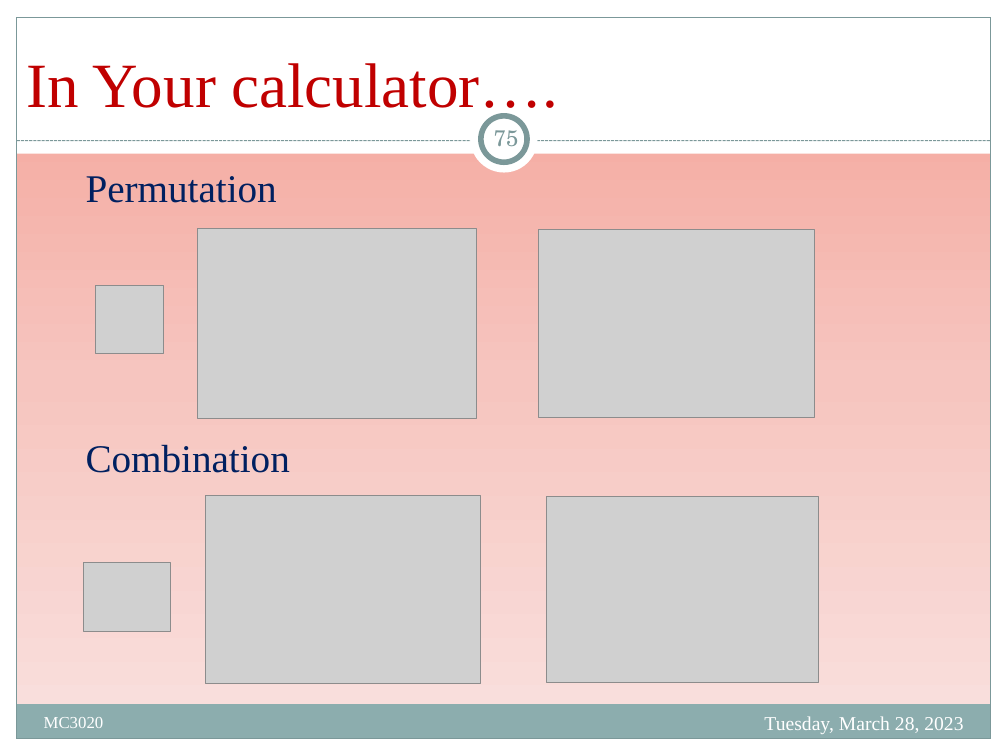
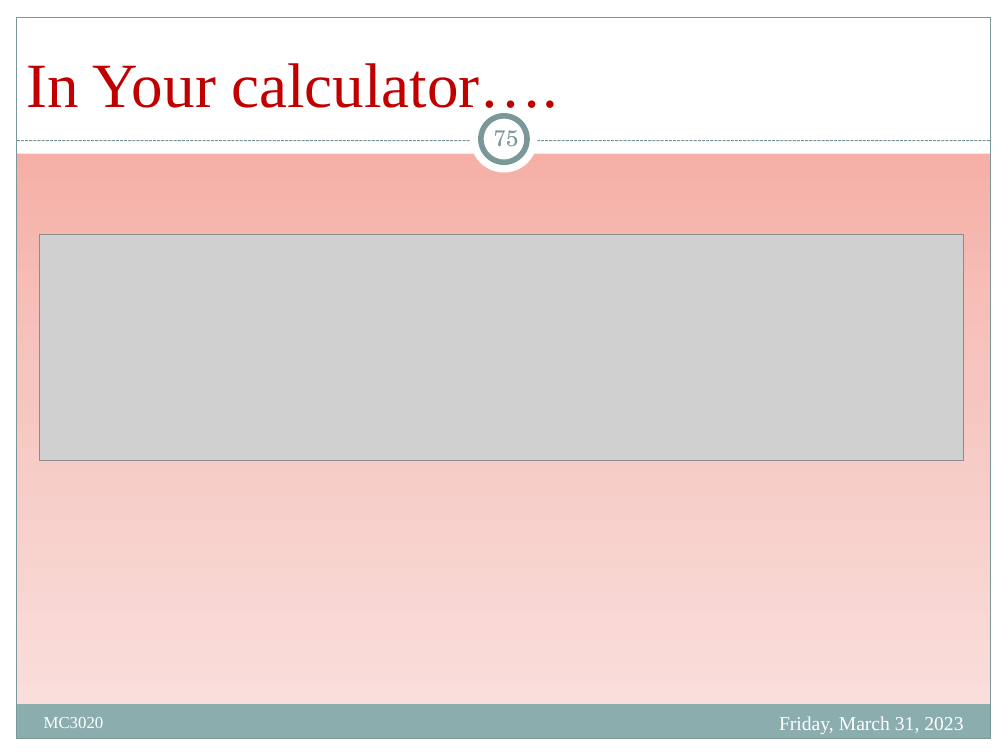
Before and after one commit to Mayooran1987/MC3020, a slide deck: slide 75 of Lect_1.pptx. Drawn at 1008x756 pixels with LibreOffice and Linux fonts; fonts in the diff are those of the drawing; grey boxes stand for pictures. Boxes give left, top, right and bottom in pixels: in the first picture for what was removed or moved away, otherwise in the second. Text is boxed around its words. In the diff, an @@ line names an element or a change of style, - is before the commit and + after.

```diff
--- a/Lect_1.pptx
+++ b/Lect_1.pptx
@@ text removed at [86, 176, 277, 203] @@
-Permutation
@@ picture added at [39, 234, 964, 461] @@
@@ picture removed at [198, 228, 477, 418] @@
@@ picture removed at [538, 229, 814, 417] @@
@@ picture removed at [96, 285, 164, 354] @@
@@ text removed at [86, 444, 290, 473] @@
-Combination
@@ picture removed at [206, 496, 481, 684] @@
@@ picture removed at [546, 497, 818, 683] @@
@@ picture removed at [84, 562, 171, 631] @@
@@ text at [779, 716, 963, 734]: text changed @@
-Tuesday, March 28, 2023
+Friday, March 31, 2023
```
Also in this commit, not shown: 72 other slides changed, 1 other file.
